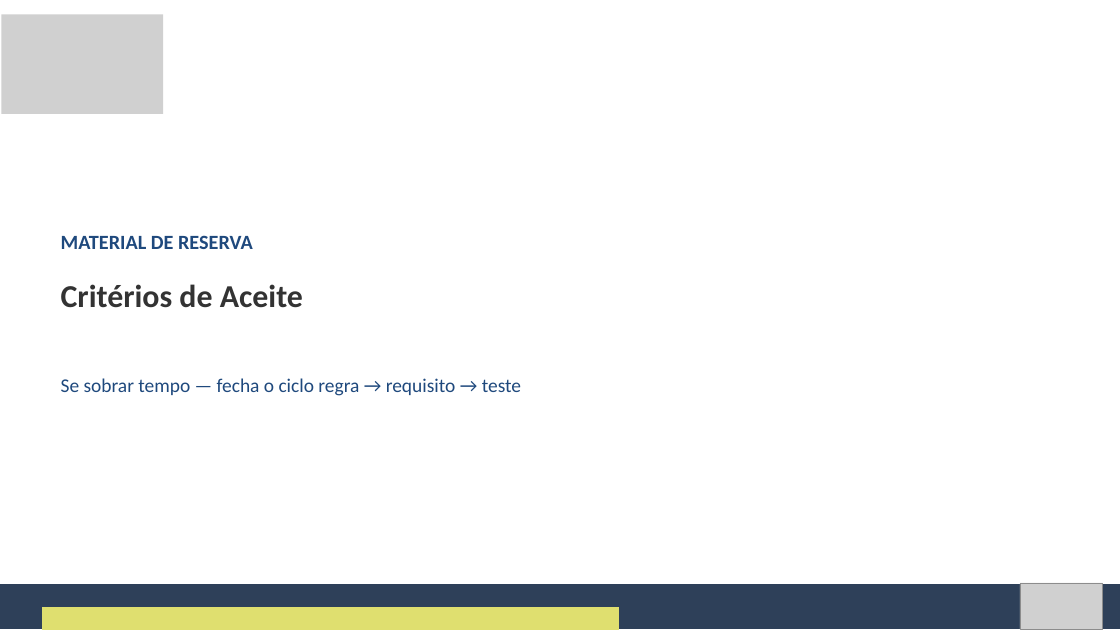
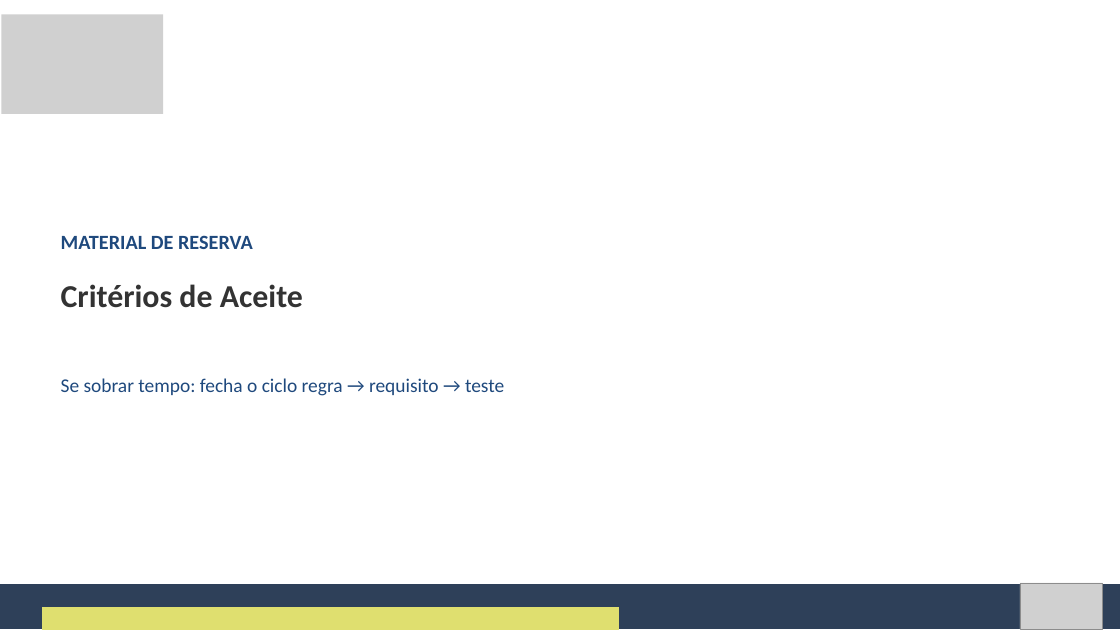
Before and after one commit to Natan20/Curso-Modelagem-De-Sistemas-Material, a slide deck: slide 32 of Aula 02 - 04-09-2026/Aula 2 - Slides.pptx. Drawn at 1120x630 pixels with LibreOffice and Linux fonts; fonts in the diff are those of the drawing; grey boxes stand for pictures. Boxes give left, top, right and bottom in pixels: in the first picture for what was removed or moved away, otherwise in the second. Text is boxed around its words. In the diff, an @@ line names an element or a change of style, - is before the commit and + after.

```diff
--- a/Aula 02 - 04-09-2026/Aula 2 - Slides.pptx
+++ b/Aula 02 - 04-09-2026/Aula 2 - Slides.pptx
@@ text at (61,378,504,396): text changed @@
-Se sobrar tempo — fecha o ciclo regra → requisito → teste
+Se sobrar tempo: fecha o ciclo regra → requisito → teste
```
Also in this commit, not shown: 14 other slides changed, 2 other files.
